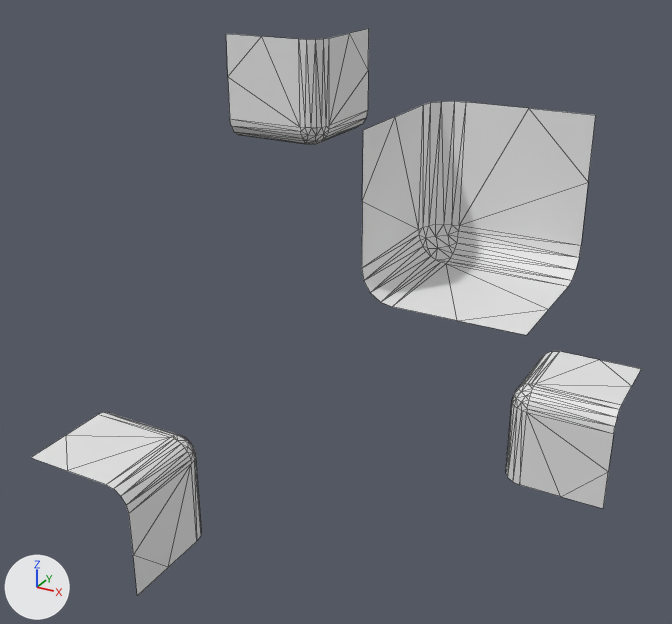
A saved change to the OBJ model workshops/w6_polygonization/data/bmc/bmc_tiles/t_150.obj.
Before and after are seen from a 50 mm lens placed at (0.823, -1.618, 0.781), pointed at (-0.049, -0.033, -0.011). Lighting does not change. The marker at lower left points along +X, +Y and +Z. Mesh edges are drawn as thin lines. Where no turn or scale is listed for an object, it has been applied to the vertices.

The first picture shows 't_150'.
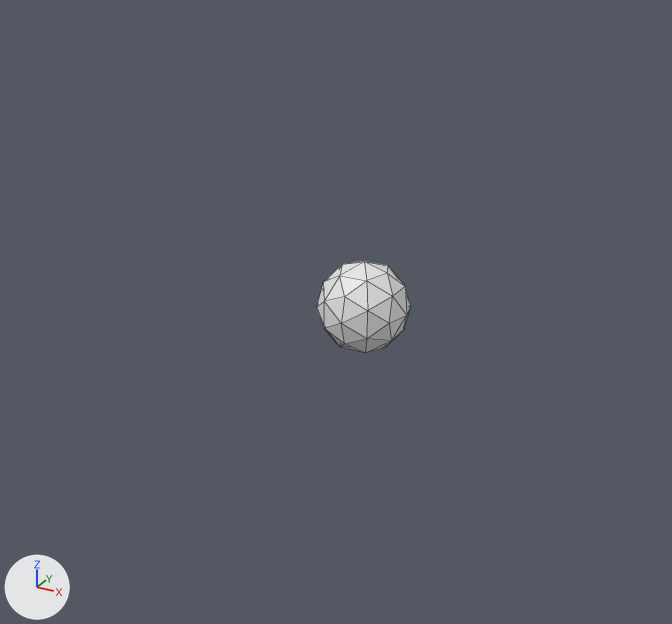
Changed parts and their boxes (x1, y1, x2, y2) in the pictures (672 x 624 px):
't_150', reshaped (84% narrower, 84% shorter): before (31, 29, 641, 596); after (317, 261, 411, 353)
part 1 of me_t_150, added: after (317, 261, 411, 353)
part 2 of me_t_150, deleted: before (362, 101, 596, 335)
part 3 of me_t_150, deleted: before (506, 351, 641, 509)
part 4 of me_t_150, deleted: before (226, 29, 369, 144)
part 5 of me_t_150, deleted: before (31, 412, 201, 596)

What changed in the scene script:
```text
Change me_t_150:
    where me_t_150.from_pydata(...)  # 208 vertices, 312 faces; spans x -0.5..0.5, y -0.5..0.5, z -0.5..0.5
    used by ob_t_150; location = (0.0, 0.0, 0.0)
    me_t_150 part 1: a new loose piece, an icosphere of 80 faces spanning x -0.1..0.1, y -0.1..0.1, z -0.1..0.1
    me_t_150 part 2: the loose piece of 52 vertices spanning x 0.25..0.5, y -0.5..-0.25, z 0.25..0.5 is deleted
    me_t_150 part 3: the loose piece of 52 vertices spanning x 0.25..0.5, y 0.25..0.5, z -0.5..-0.25 is deleted
    me_t_150 part 4: the loose piece of 52 vertices spanning x -0.5..-0.25, y 0.25..0.5, z 0.25..0.5 is deleted
    me_t_150 part 5: the loose piece of 52 vertices spanning x -0.5..-0.25, y -0.5..-0.25, z -0.5..-0.25 is deleted
```
